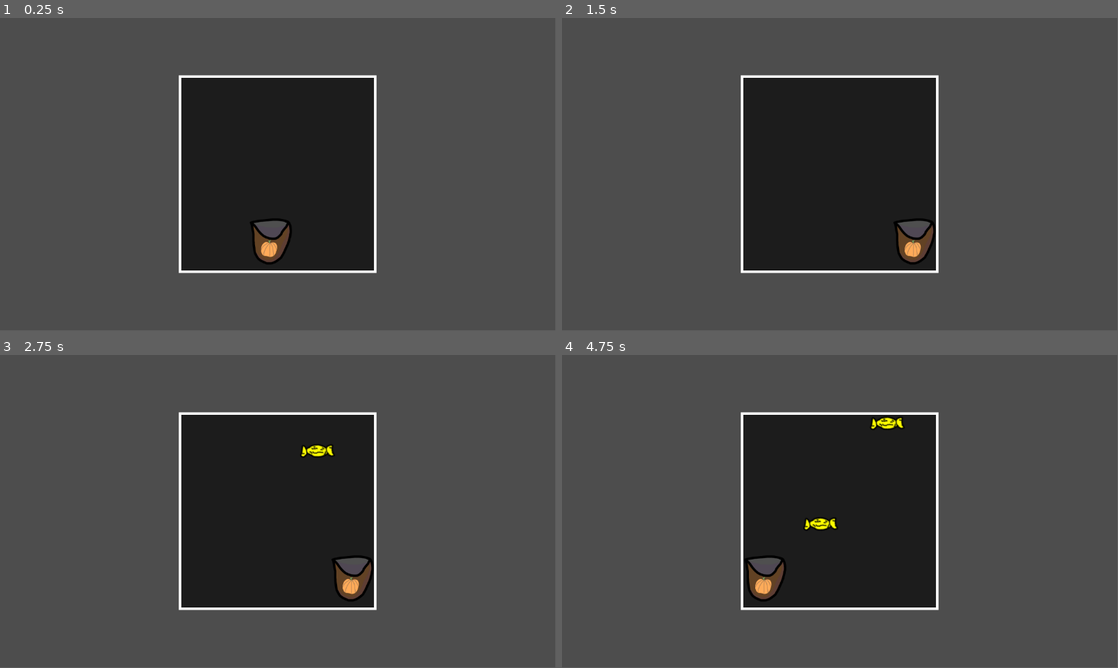
Above: before the commit, frames 1-4 (two rows, left to right).
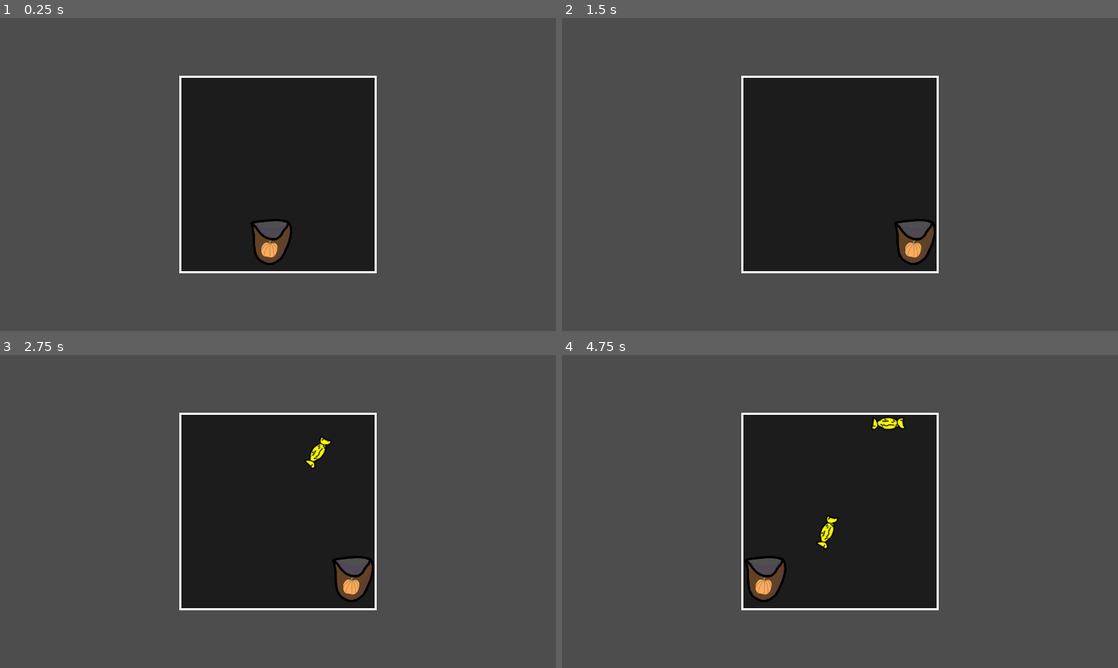
Above: after the commit, the same moments.

Repository: Shadowcrafter2017/Treat
Game: Godot game, scene res://scenes/UI/minigame/candy_minigame.tscn
The game is run twice, just before and just after one commit, with the same random seed, the same clock (stepped at 60 frames per second) and the same inputs. This scene is started directly instead of the project's main scene.
Inputs:
- Up to frame 1 (0.25 s): no input
- Up to frame 2 (1.5 s): tap Enter at 0.5 s; hold D (Move_Right) 0.53-1.28 s; tap Space (Action) at 0.6, 1.35 s; hold S (Move_Down) from 1.28 s (still down)
- Up to frame 3 (2.75 s): tap Space (Action) at 2, 2.1 s; release S (Move_Down) at 2.03 s; hold D (Move_Right) from 2.03 s (still down)
- Up to frame 4 (4.75 s): release D (Move_Right) at 2.78 s; hold W (Move_Up) 2.78-3.53 s; tap Space (Action) at 2.85, 3.6, 4.35 s; hold A (Move_Left) from 3.53 s (still down)
The window is 799x449 before the commit and 800x450 after it. Grey fills any space a smaller window leaves; there, only what the larger window draws over its background counts as a difference.

The runs differ from the first frame. In frame 1, 0.6% of the frame differs, in the area x 32-68%, y 18-82%; in frame 2, 0.6%; in frame 3, 0.9%; in frame 4, 1.0%.

Commit message:
added spin to candy, added sprite to interaction area

Diff:
--- a/project.godot
+++ b/project.godot
@@ -14,6 +14,11 @@
 run/main_scene="res://scenes/Areas/Outside/outside.tscn"
 config/features=PackedStringArray("4.1", "GL Compatibility")
 config/icon="res://icon.svg"
+
+[display]
+
+window/stretch/mode="canvas_items"
+window/stretch/aspect="expand"
 
 [editor]
 
--- a/scenes/Areas/Outside/outside.tscn
+++ b/scenes/Areas/Outside/outside.tscn
@@ -19,7 +19,7 @@
 interact_type = "Dialogue"
 interact_value = "res://dialogue/test.json"
 
-[node name="Sprite" type="Sprite2D" parent="InteractionArea"]
+[node name="Sprite" parent="InteractionArea" index="0"]
 texture = ExtResource("4_fqnyt")
 
 [node name="InteractionArea2" parent="." instance=ExtResource("3_vlsy2")]
@@ -27,7 +27,7 @@
 interact_text = "Knock [space]"
 interact_type = "Knock"
 
-[node name="Sprite" type="Sprite2D" parent="InteractionArea2"]
+[node name="Sprite" parent="InteractionArea2" index="0"]
 texture = ExtResource("5_0fhg4")
 
 [node name="Player" parent="." instance=ExtResource("2_p2wo6")]
@@ -39,4 +39,6 @@
 limit_right = 700
 limit_bottom = 800
 
+[editable path="InteractionArea"]
+[editable path="InteractionArea2"]
 [editable path="Player"]
--- a/scenes/Other/interaction_area.tscn
+++ b/scenes/Other/interaction_area.tscn
@@ -10,6 +10,8 @@
 monitoring = false
 script = ExtResource("1_3bmv6")
 
-[node name="CollisionShape2D" type="CollisionShape2D" parent="."]
+[node name="Sprite" type="Sprite2D" parent="."]
+
+[node name="Collider" type="CollisionShape2D" parent="."]
 shape = SubResource("CircleShape2D_qw4pc")
 debug_color = Color(0.196078, 0.619608, 0.494118, 0.419608)
--- a/scenes/UI/minigame/scripts/Bag.gd
+++ b/scenes/UI/minigame/scripts/Bag.gd
@@ -9,7 +9,6 @@
 	var direction : Vector2 = Vector2(Input.get_axis("Move_Left", "Move_Right"), 0)
 
 	velocity.x = move_toward(velocity.x, move_speed * direction.x, acceleration)
-	velocity.y = move_toward(velocity.y, move_speed * direction.y, acceleration)
 
 	move_and_slide()
 
--- a/scenes/UI/minigame/scripts/candy.gd
+++ b/scenes/UI/minigame/scripts/candy.gd
@@ -30,7 +30,8 @@
 			sprite.modulate = Color.PURPLE
 			worth = 10
 
-	linear_velocity = Vector2(randf(), randf()) * randf_range(-300,300)
+	linear_velocity = Vector2(randf(), randf()) * randf_range(-300.0,300.0)
+	angular_velocity = randf_range(-5.0,5.0)
 
 func _on_visible_on_screen_notifier_2d_screen_exited() -> void: #mouthfull
 	animator.play("collected")
